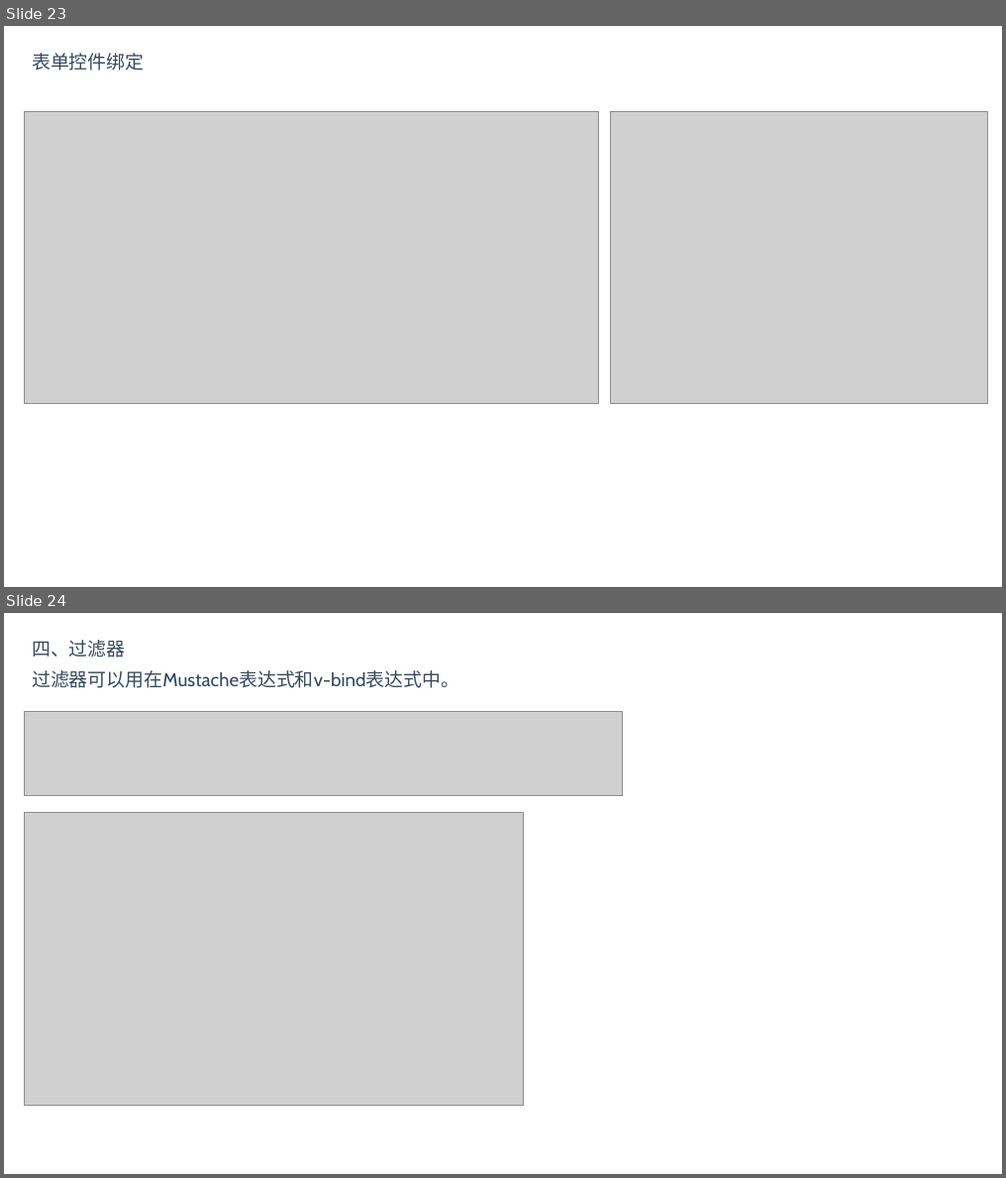
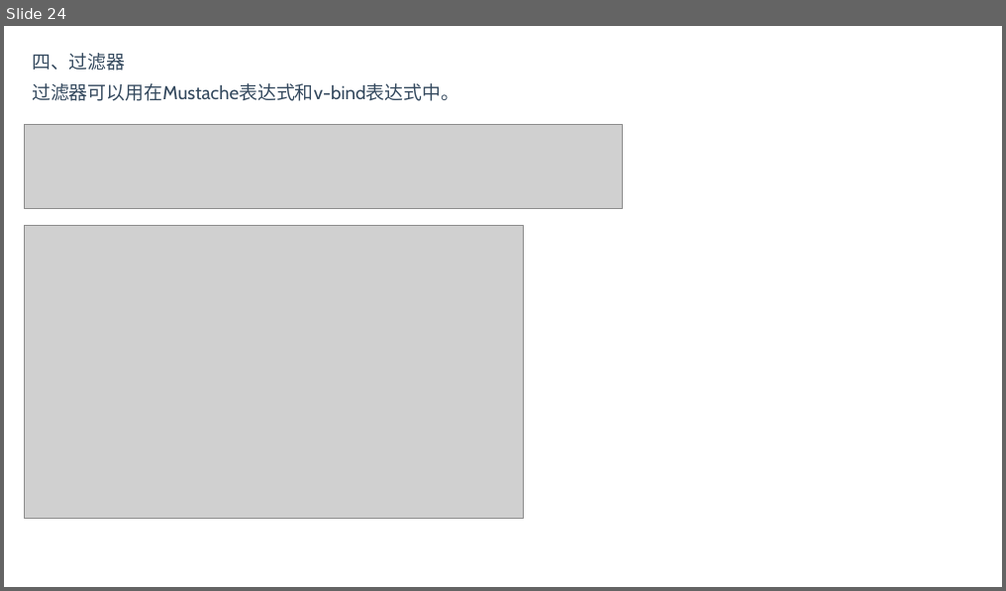
Before and after one commit to BinMarshall/studing, a slide deck: Vue/vue.pptx. Shown one above the other, each under a label of ours: slides 23 and 24 before the commit, slide 24 after it. The pictures are 1006x1178 and 1006x591 pixels, drawn with LibreOffice and Linux fonts; fonts in the diff are those of the drawing; grey boxes stand for pictures. Boxes give left, top, right and bottom in pixels: in the first picture for what was removed or moved away, otherwise in the second. Text is boxed around its words. In the diff, an @@ line names an element or a change of style, - is before the commit and + after.

```diff
--- a/Vue/vue.pptx
+++ b/Vue/vue.pptx
@@ slide 23 removed at (4, 26, 1002, 587), background #FFFFFF @@
@@ text removed at (32, 53, 144, 71) @@
-表单控件绑定
@@ picture removed at (24, 111, 598, 403) @@
@@ picture removed at (611, 111, 988, 404) @@
```
Also in this commit, not shown: 2 slides changed, 6 slides added, 1 other slide removed, 1 other file.
